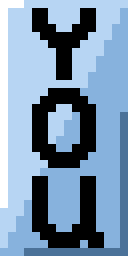
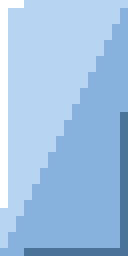
Two versions of the same layered image (128×256). Layer-by-layer changes:
hid "Text(alt)", painted on it over [32, 8, 104, 248]
painted on "Body(alt)" over [88, 232, 104, 248]
hid "Body" over [32, 8, 104, 248]
